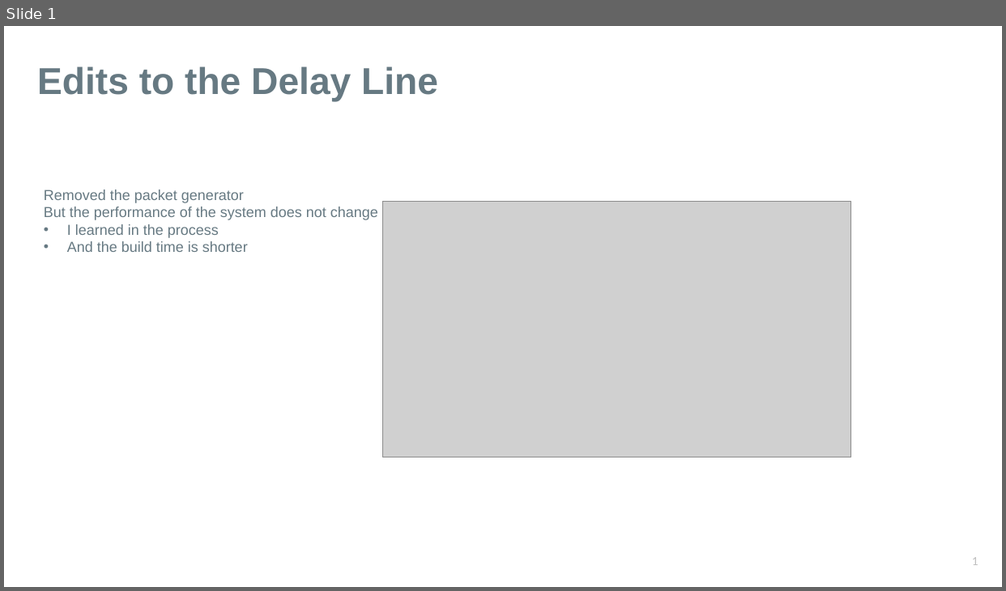
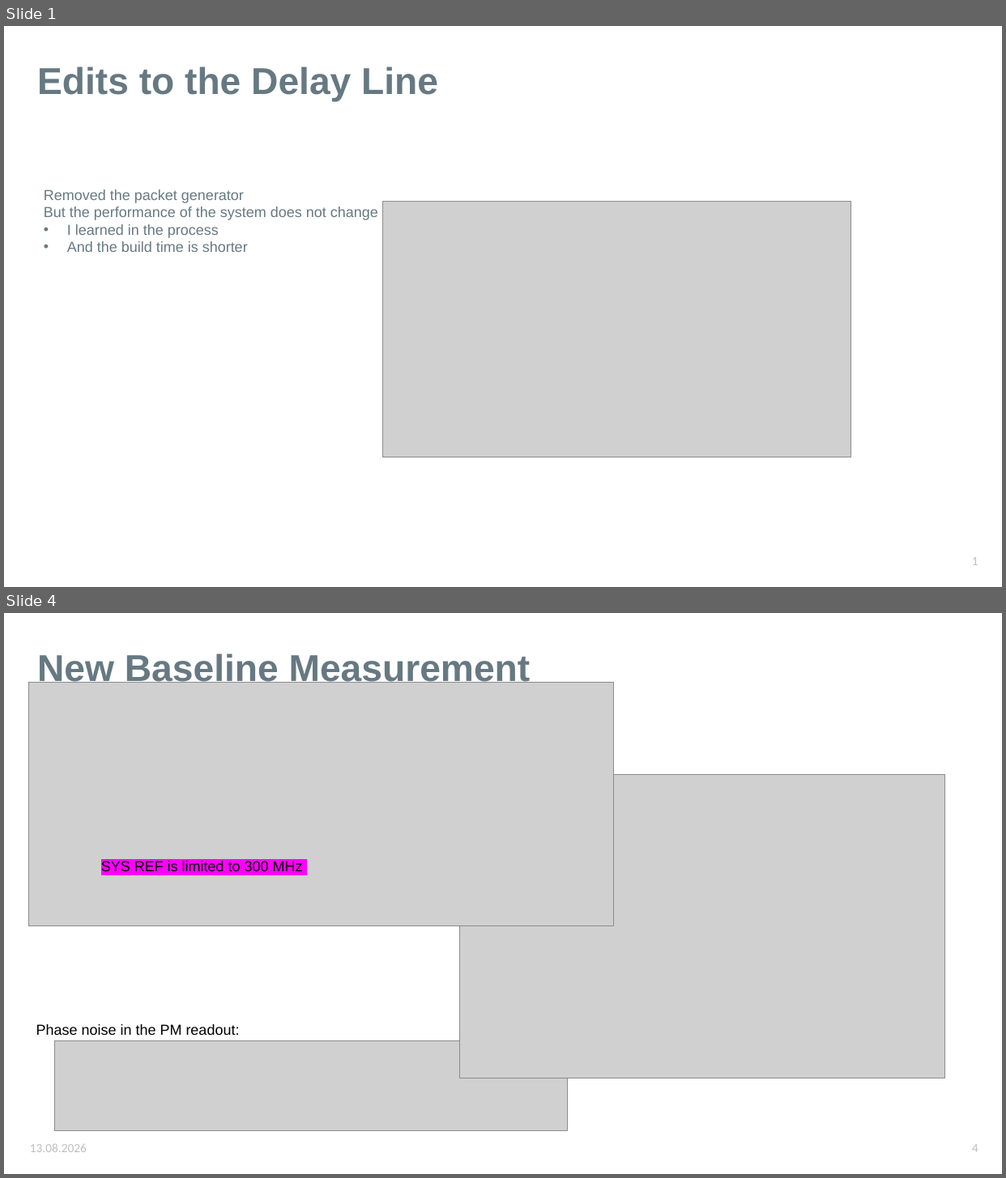
Before and after one commit to karinkruuse/Esitlused, a slide deck: updates.pptx. Shown one above the other, each under a label of ours: slide 1 before the commit, slides 1 and 4 after it; the slides between them are not shown. The pictures are 1006x591 and 1006x1178 pixels, drawn with LibreOffice and Linux fonts; fonts in the diff are those of the drawing; grey boxes stand for pictures. Boxes give left, top, right and bottom in pixels: in the first picture for what was removed or moved away, otherwise in the second. Text is boxed around its words. In the diff, an @@ line names an element or a change of style, - is before the commit and + after.

```diff
--- a/updates.pptx
+++ b/updates.pptx
@@ slide 4 added at [4,613,1002,1174], background #FFFFFF @@
@@ title added at [37,651,530,683], 36 pt, text #667982, bold @@
+New Baseline Measurement
@@ picture added at [28,682,614,926] @@
@@ picture added at [460,775,945,1078] @@
@@ text added at [101,861,303,871], 14 pt, text #000000 @@
+SYS REF is limited to 300 MHz
@@ text added at [36,1024,240,1035], 14 pt, text #000000 @@
+Phase noise in the PM readout:
@@ picture added at [55,1041,568,1131] @@
@@ text added at [30,1144,87,1152], 12 pt, text #BFBFBF @@
+13.08.2026
@@ page number added at [972,1144,978,1152], 12 pt, text #BFBFBF @@
+4
```
Also in this commit, not shown: 1 slide changed, 2 other slides added, 6 other files.
